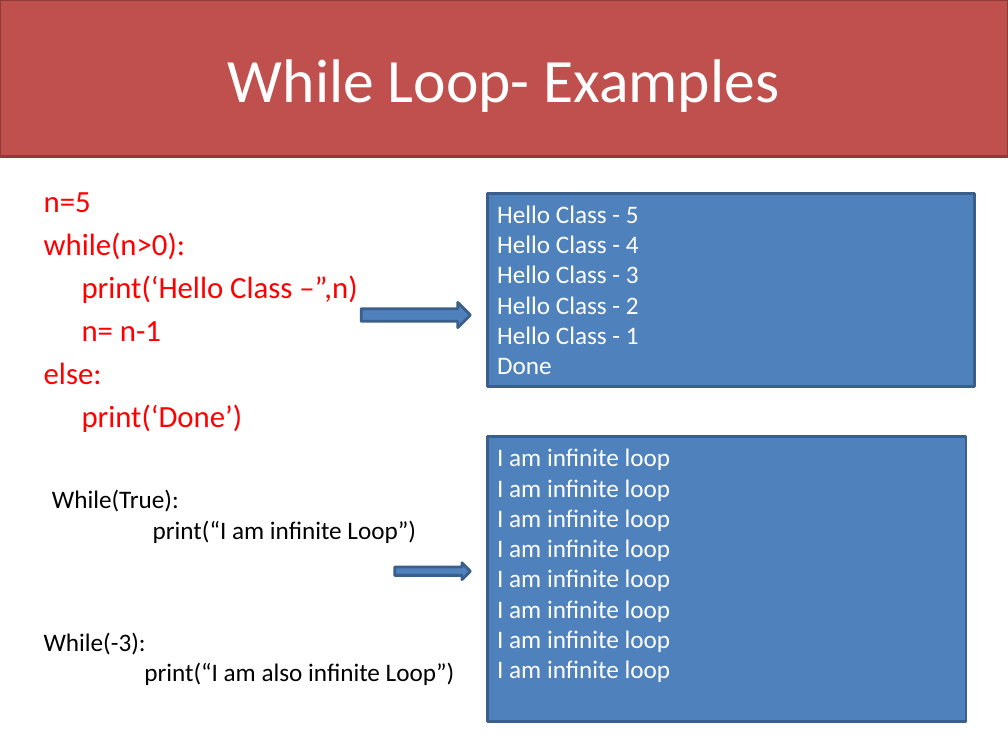
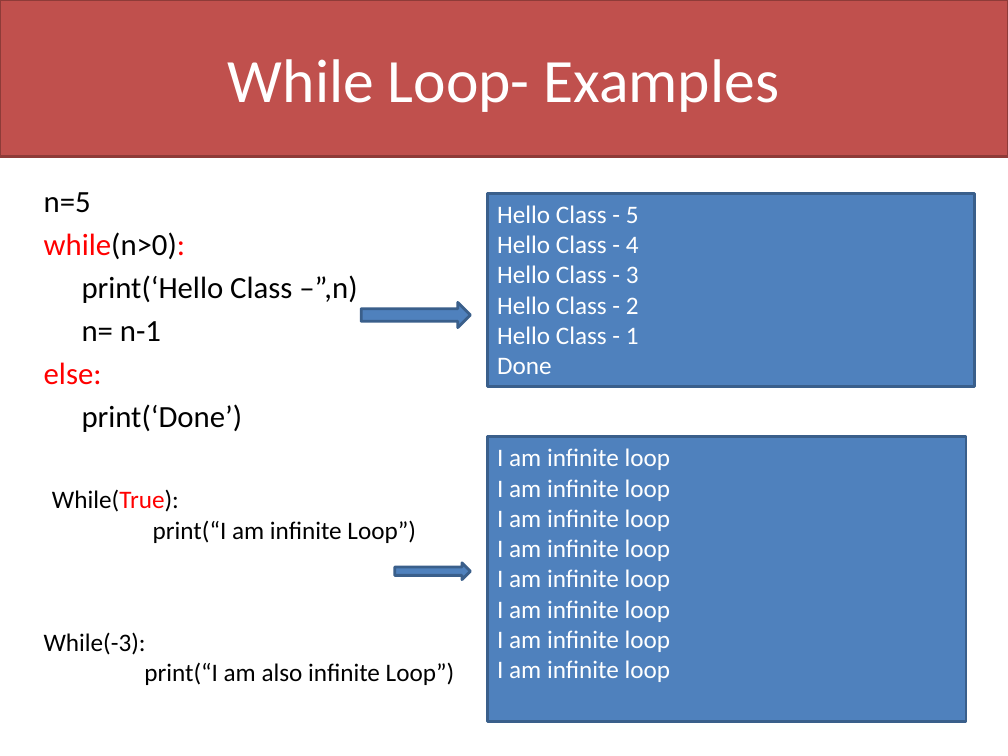
Before and after one commit to davcpscn/XI, a slide deck: slide 4 of Presentations/Looping.pptx. Drawn at 1008x756 pixels with LibreOffice and Linux fonts; fonts in the diff are those of the drawing. Boxes give left, top, right and bottom in pixels: in the first picture for what was removed or moved away, otherwise in the second. Text is boxed around its words. In the diff, an @@ line names an element or a change of style, - is before the commit and + after.

```diff
--- a/Presentations/Looping.pptx
+++ b/Presentations/Looping.pptx
@@ text at box(44, 192, 357, 432): text colour #FF0000 to #000000 in "n=5", "while(n>0):", "print(‘Hello Class –”,n)", "n= n-1" and 1 more places @@
@@ text at box(52, 489, 179, 512): text colour #000000 to #FF0000 in "While(True):" @@
```
Also in this commit, not shown: 6 other slides changed, 3 other files.
